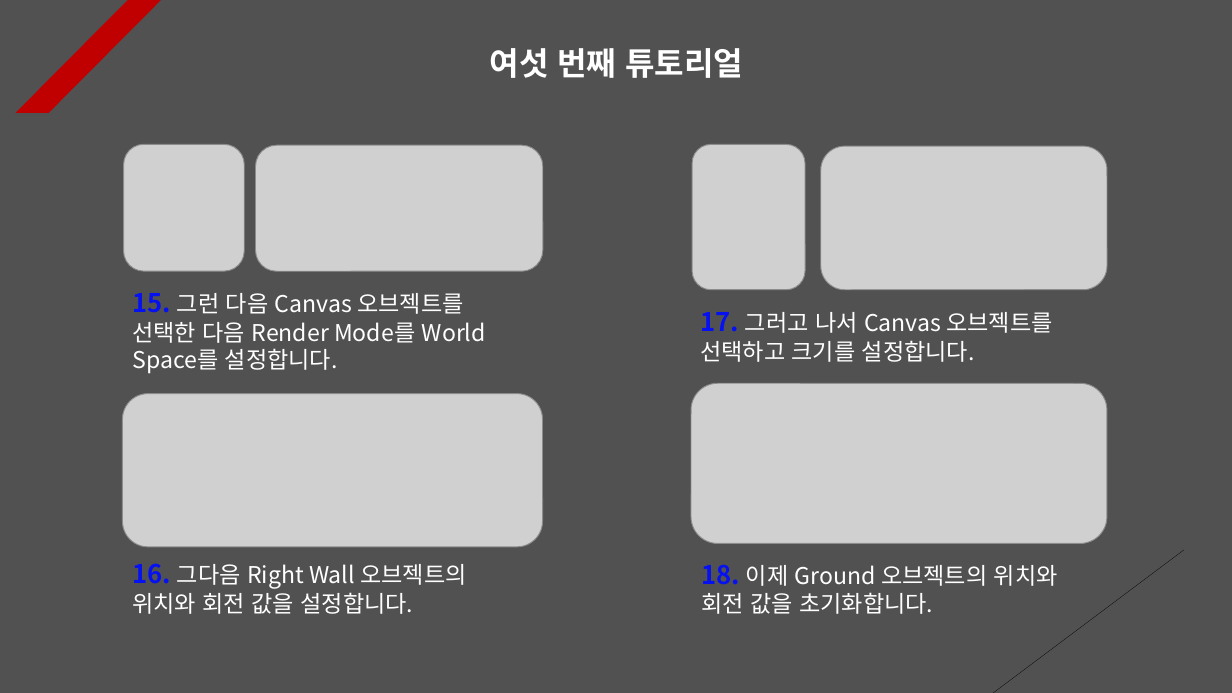
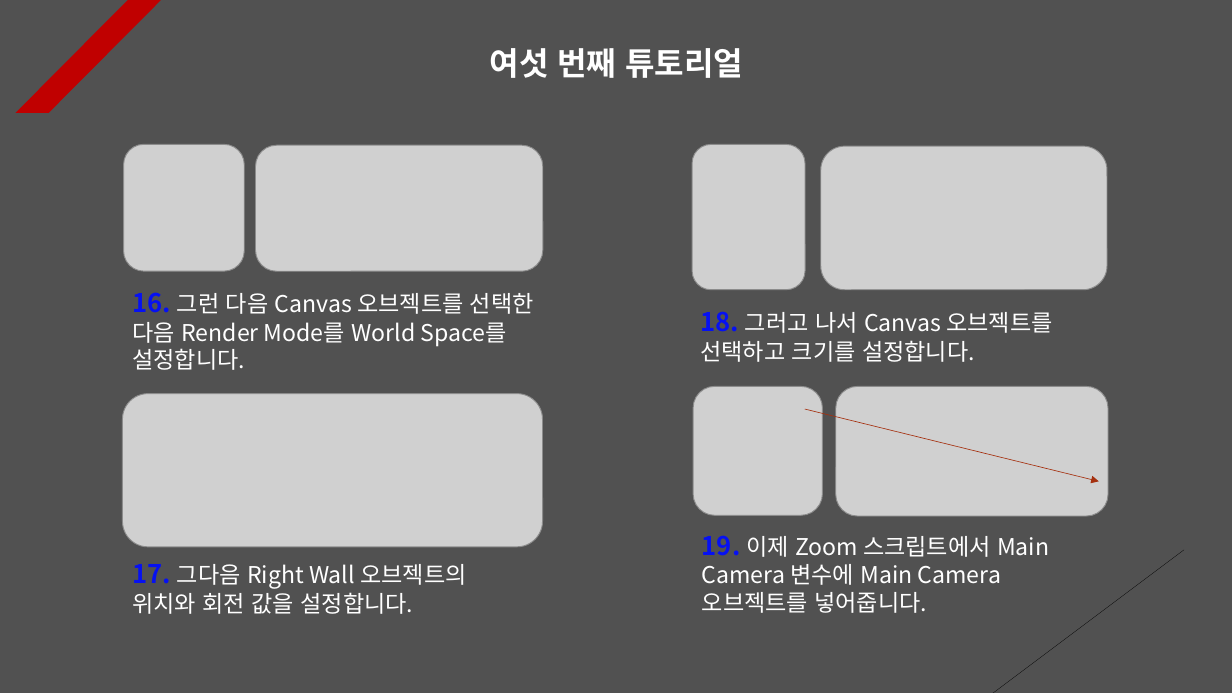
Before and after one commit to Unity2033/3D-UnityEngine, a slide deck: slide 6 of Assets/Class/Mouse Function/PPT Data/Mouse Example.pptx. Drawn at 1232x693 pixels with LibreOffice and Linux fonts; fonts in the diff are those of the drawing; grey boxes stand for pictures. Boxes give left, top, right and bottom in pixels: in the first picture for what was removed or moved away, otherwise in the second. Text is boxed around its words. In the diff, an @@ line names an element or a change of style, - is before the commit and + after.

```diff
--- a/Assets/Class/Mouse Function/PPT Data/Mouse Example.pptx
+++ b/Assets/Class/Mouse Function/PPT Data/Mouse Example.pptx
@@ text at [132, 292, 534, 370]: text changed @@
-15. 그런 다음 Canvas 오브젝트를 선택한 다음 Render Mode를 World Space를 설정합니다.
+16. 그런 다음 Canvas 오브젝트를 선택한 다음 Render Mode를 World Space를 설정합니다.
@@ text at [700, 311, 1052, 362]: text changed @@
-17. 그러고 나서 Canvas 오브젝트를 선택하고 크기를 설정합니다.
+18. 그러고 나서 Canvas 오브젝트를 선택하고 크기를 설정합니다.
@@ picture added at [693, 386, 823, 516] @@
@@ picture: place and size @@
-picture at [691, 384, 1107, 543]
+picture at [836, 386, 1109, 516]
@@ arrow added from (805, 409) to (1099, 482), #A5300F 0.5 pt dashed @@
@@ text at [702, 535, 1049, 613]: text changed @@
-18. 이제 Ground 오브젝트의 위치와 회전 값을 초기화합니다.
+19. 이제 Zoom 스크립트에서 Main Camera 변수에 Main Camera 오브젝트를 넣어줍니다.
@@ text at [132, 564, 466, 614]: text changed @@
-16. 그다음 Right Wall 오브젝트의 위치와 회전 값을 설정합니다.
+17. 그다음 Right Wall 오브젝트의 위치와 회전 값을 설정합니다.
```
Also in this commit, not shown: 7 other slides changed, 3 slides added, 22 other files.
